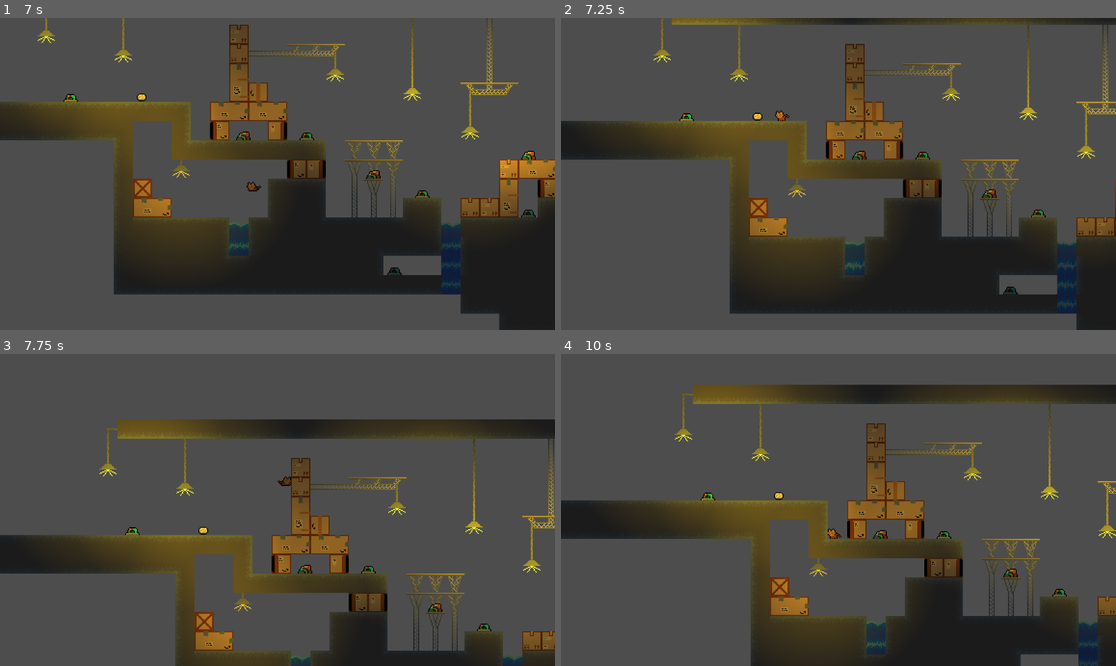
Above: before the commit, frames 1-4 (two rows, left to right).
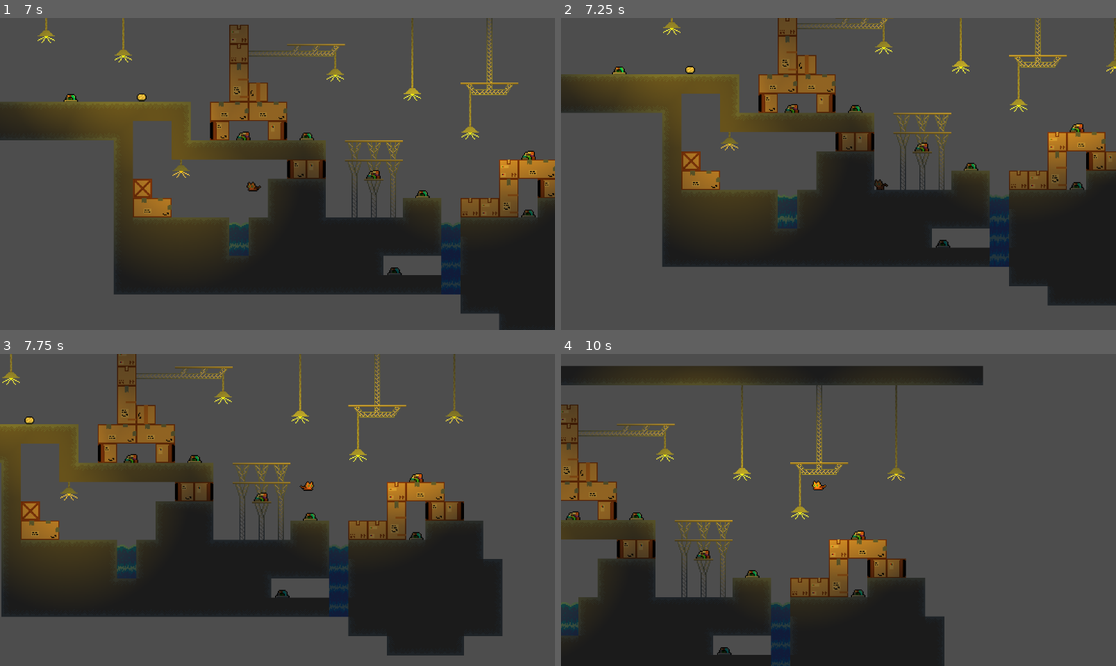
Above: after the commit, the same moments.

Repository: filipetressmann/Catopia
Game: Godot game, scene res://Scenes/Main/Main.tscn
Same seed, same stepped clock (60 frames per second), same inputs: the game is played once before the commit and once after it. This scene is started directly instead of the project's main scene.
Inputs (mouse positions are in pixels of both pictures, inside the frame that each line leads up to):
- Up to frame 1 (7 s): move the mouse to (399, 158) at 0.52 s; hold F (Collect) 0.53-1.28 s; hold D (Right) 0.53-2.03 s; tap W (Jump) at 0.77, 1.52, 3.02, 3.77, 4.52, 6.02, 6.77 s; move the mouse to (166, 189) at 1.27 s; tap Space (Dash) at 1.35, 4.35 s; move the mouse to (333, 105) at 2.02 s; press the mouse at (333, 105) at 2.03 s; hold A (Left) 2.03-2.78 s; move the mouse to (249, 236) at 2.77 s; release the mouse at (249, 236) at 2.78 s; hold D (Right) 2.78-4.28 s; tap Shift (climb) at 2.85, 5.85 s; move the mouse to (444, 220) at 3.52 s; hold F (Collect) 3.53-4.28 s; move the mouse to (111, 127) at 4.27 s; hold A (Left) 4.28-5.03 s; move the mouse to (305, 174) at 5.02 s; press the mouse at (305, 174) at 5.03 s; hold D (Right) 5.03-5.78 s; move the mouse to (194, 96) at 5.77 s; release the mouse at (194, 96) at 5.78 s; hold A (Left) from 5.78 s (still down); move the mouse to (399, 158) at 6.52 s; hold F (Collect) from 6.53 s (still down)
- Up to frame 2 (7.25 s): keep holding A (Left); keep holding F (Collect)
- Up to frame 3 (7.75 s): move the mouse to (166, 525) at 7.27 s; release A (Left) at 7.28 s; release F (Collect) at 7.28 s; hold D (Right) from 7.28 s (still down); tap Space (Dash) at 7.35 s; tap W (Jump) at 7.52 s
- Up to frame 4 (10 s): move the mouse to (894, 441) at 8.02 s; press the mouse at (894, 441) at 8.03 s; move the mouse to (810, 572) at 8.77 s; release the mouse at (810, 572) at 8.78 s; tap Shift (climb) at 8.85 s; tap W (Jump) at 9.02, 9.77 s; move the mouse to (1005, 556) at 9.52 s; release D (Right) at 9.53 s; hold A (Left) from 9.53 s (still down); hold F (Collect) from 9.53 s (still down)

Frame 1 is identical in both runs. In frame 2, 47% of the frame differs, in the area x 0-100%, y 0-100%; in frame 3, 47%; in frame 4, 46%.

Commit message:
correção de tiles e da cena do deposito

Diff:
--- a/Scenes/Main/Deposit.tscn
+++ b/Scenes/Main/Deposit.tscn
@@ -23,7 +23,7 @@
 [node name="Trashes" type="Node" parent="."]
 
 [node name="Trash" parent="Trashes" instance=ExtResource("3_874gw")]
-position = Vector2(231, -1)
+position = Vector2(231, 0)
 
 [node name="Trash2" parent="Trashes" instance=ExtResource("3_874gw")]
 position = Vector2(109, -140)
@@ -35,19 +35,19 @@
 position = Vector2(330, -80)
 
 [node name="Trash5" parent="Trashes" instance=ExtResource("3_874gw")]
-position = Vector2(354, 59)
+position = Vector2(354, 60)
 
 [node name="Trash6" parent="Trashes" instance=ExtResource("3_874gw")]
-position = Vector2(-128, -81)
+position = Vector2(-128, -80)
 
 [node name="Trash7" parent="Trashes" instance=ExtResource("3_874gw")]
-position = Vector2(470, -81)
+position = Vector2(470, -80)
 
 [node name="Trash8" parent="Trashes" instance=ExtResource("3_874gw")]
-position = Vector2(550, -125)
+position = Vector2(550, -120)
 
 [node name="Trash9" parent="Trashes" instance=ExtResource("3_874gw")]
-position = Vector2(249, -261)
+position = Vector2(249, -260)
 
 [node name="CanvasModulate" type="CanvasModulate" parent="."]
 color = Color(0.254902, 0.254902, 0.254902, 1)
--- a/Scenes/Main/Main.tscn
+++ b/Scenes/Main/Main.tscn
@@ -23,10 +23,9 @@
 [node name="PlayerRespawnPoint" type="Node2D" parent="."]
 position = Vector2(-172, -106)
 
-[node name="Player" parent="." node_paths=PackedStringArray("respawn_point") groups=["player"] instance=ExtResource("2_0gcqk")]
+[node name="Player" parent="." groups=["player"] instance=ExtResource("2_0gcqk")]
 position = Vector2(-172, -106)
 throw_force = 250.0
-respawn_point = NodePath("../PlayerRespawnPoint")
 speed = 140
 
 [node name="Collectables" type="Node" parent="."]
--- a/Scenes/Objects/light_bulb.tscn
+++ b/Scenes/Objects/light_bulb.tscn
@@ -82,6 +82,9 @@
 "pisca": SubResource("Animation_wbr3h")
 }
 
+[sub_resource type="RectangleShape2D" id="RectangleShape2D_lrjwo"]
+size = Vector2(14, 6)
+
 [node name="LightBulb" type="Sprite2D"]
 texture = ExtResource("1_65h8i")
 hframes = 13
@@ -95,16 +98,17 @@
 texture = ExtResource("2_wsueb")
 
 [node name="AnimationPlayer" type="AnimationPlayer" parent="."]
+autoplay = "idle"
 libraries = {
 "": SubResource("AnimationLibrary_wsnib")
 }
-autoplay = "idle"
 
 [node name="Timer" type="Timer" parent="."]
 
 [node name="StaticBody2D" type="StaticBody2D" parent="."]
 
-[node name="CollisionPolygon2D" type="CollisionPolygon2D" parent="StaticBody2D"]
-polygon = PackedVector2Array(-9, 2, -3, -4, 3, -4, 9, 2)
+[node name="CollisionShape2D" type="CollisionShape2D" parent="StaticBody2D"]
+position = Vector2(0, -1)
+shape = SubResource("RectangleShape2D_lrjwo")
 
 [connection signal="timeout" from="Timer" to="." method="pisca"]
Not shown: 1 places in Scenes/Main/Deposit.tscn that only renumber resources
Not shown: 1 places in Scenes/Main/Main.tres that only renumber resources
Not shown: 1 places in Scenes/Main/Main.tscn that only renumber resources
Not shown: 1 places in Scenes/Objects/light_bulb.tscn that only renumber resources
Not shown: 1 places in Scenes/Player/player.tscn that only renumber resources
